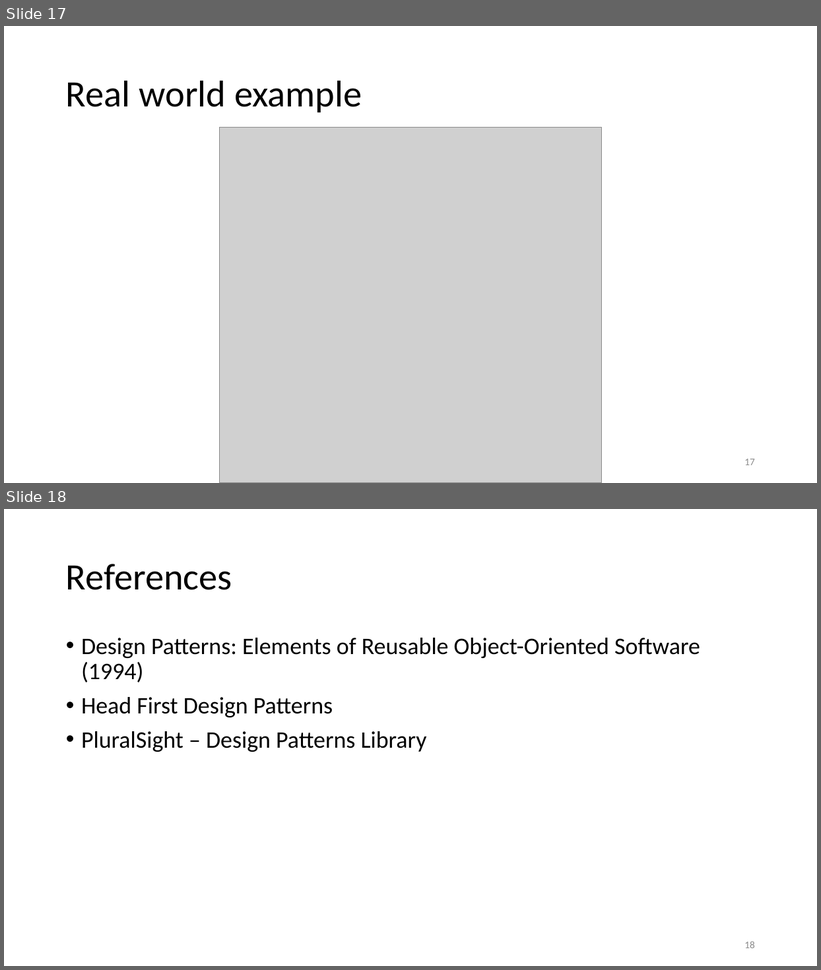
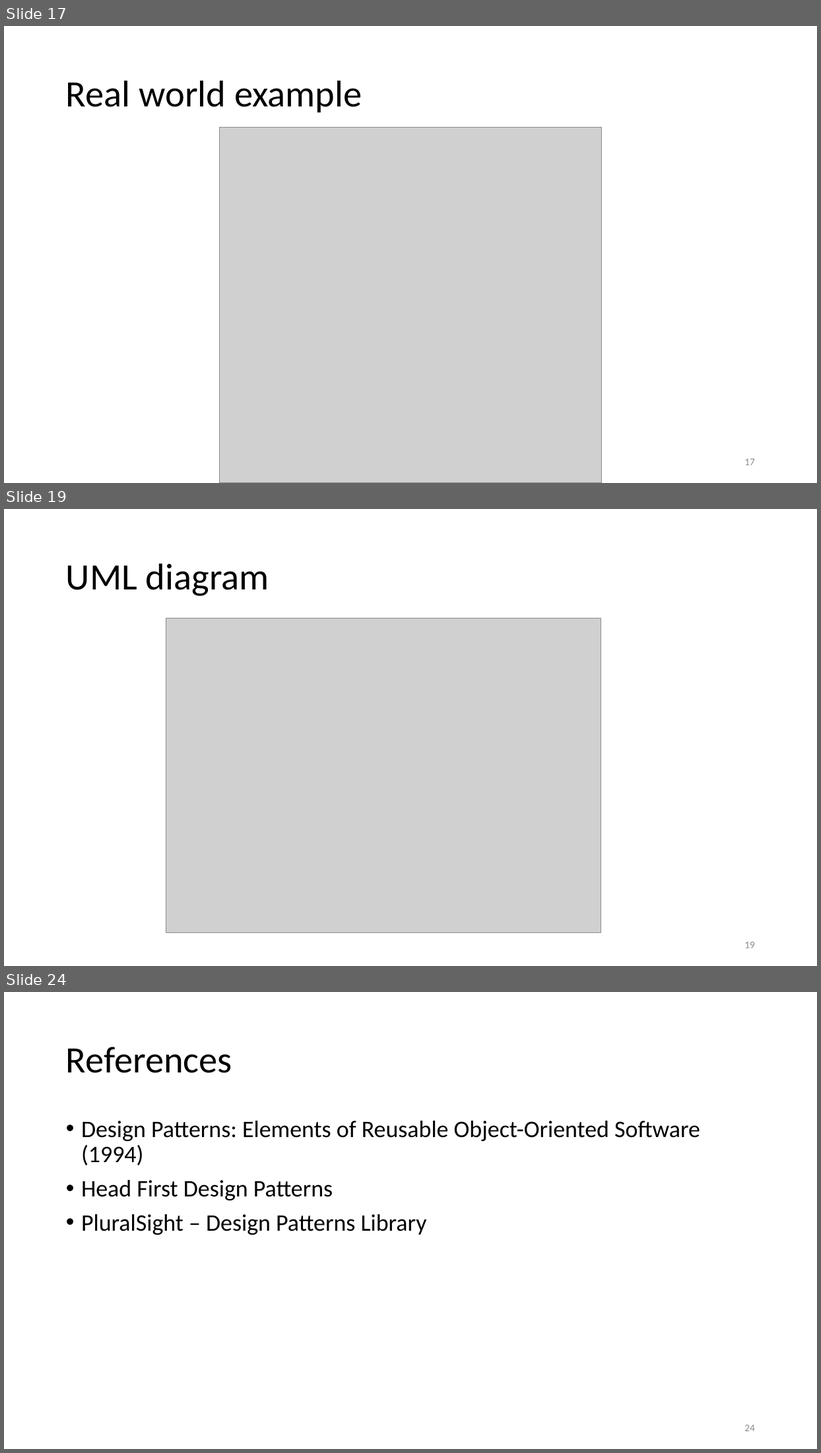
Before and after one commit to esziger/design_patterns, a slide deck: DP02_Bridge_Pattern.pptx. Shown one above the other, each under a label of ours: slides 17 and 18 before the commit, slides 17, 19 and 24 after it; the slides between them are not shown. The pictures are 821x970 and 821x1453 pixels, drawn with LibreOffice and Linux fonts; fonts in the diff are those of the drawing; grey boxes stand for pictures; background and template pictures are left out. Boxes give left, top, right and bottom in pixels: in the first picture for what was removed or moved away, otherwise in the second. Text is boxed around its words. In the diff, an @@ line names an element or a change of style, - is before the commit and + after.

```diff
--- a/DP02_Bridge_Pattern.pptx
+++ b/DP02_Bridge_Pattern.pptx
@@ slide 19 added at (4, 509, 817, 966), background #FFFFFF @@
@@ title added at (66, 563, 269, 596), 44 pt, text #000000 @@
+UML diagram
@@ picture added at (166, 618, 601, 933) @@
@@ page number added at (745, 942, 755, 949), 12 pt, text #8C8C8C @@
+19
@@ what was slide 18 is now slide 24 @@
@@ page number at (745, 1425, 755, 1432): text changed @@
-18
+24
```
Also in this commit, not shown: 4 slides changed, 5 other slides added.
